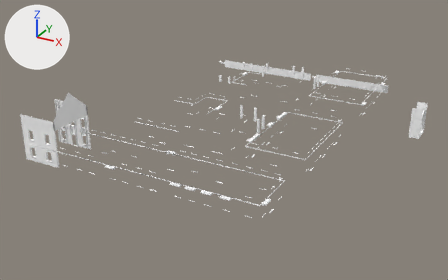
One commit to the OBJ model Assets/models/maps/belltower/compiler-safe/west/west_000_ashlar.obj: the scene before it, then after it.
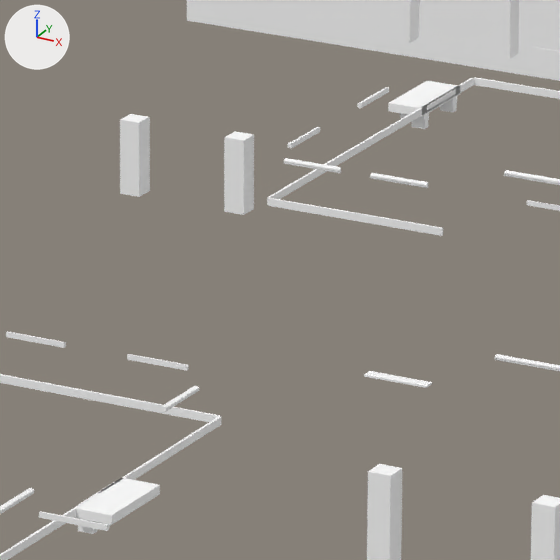
There are two pictures of each version: one whole from a 50 mm lens placed at (3180.0, -4647.0, 1913.0), pointed at (983.0, -652.0, -85.0), one close up on the part from 47% to 57% of the width and 23% to 40% of the height. Arrows for +X, +Y and +Z are at upper left; the lights stay in place. The first two pictures are the older version. Where no turn or scale is listed for an object, it has been applied to the vertices.

Script lines for the objects in view, before the commit:
```python
me_west_000_ashlar = bpy.data.meshes.new('west_000_ashlar')
me_west_000_ashlar.from_pydata(...)  # 7339 vertices, 10627 faces; spans x 0.0..2380.0, y -1830.0..1066.0, z -48.0..502.0
me_west_000_ashlar.materials.append(mat_ashlar)  # white #ffffff
ob_west_000_ashlar = bpy.data.objects.new('west_000_ashlar', me_west_000_ashlar)
ob_west_000_ashlar.location = (0.0, 0.0, 0.0)
```
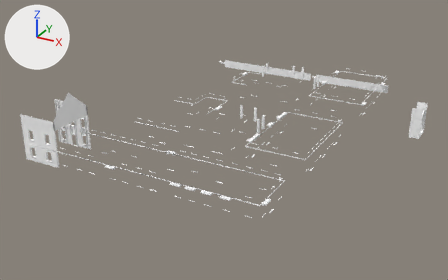
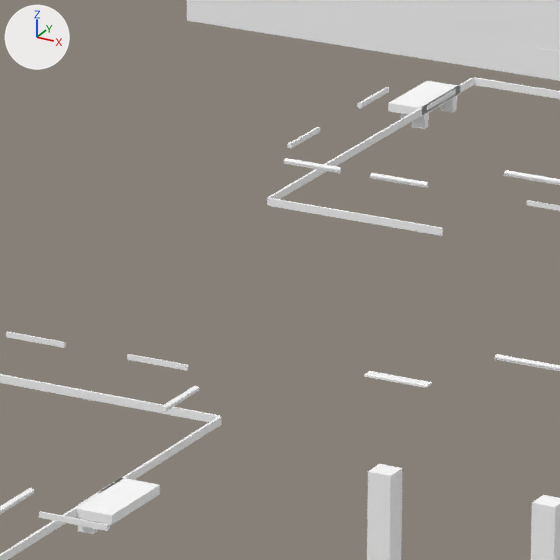
What differs and where, as boxes (x1, y1, x2, y2) in the close-ups (560 x 560 px):
```json
{"part": 1, "of": "me_west_000_ashlar", "change": "deleted", "before": [491, 0, 520, 59]}
{"part": 2, "of": "me_west_000_ashlar", "change": "deleted", "before": [120, 114, 150, 197]}
{"part": 3, "of": "me_west_000_ashlar", "change": "deleted", "before": [224, 131, 254, 215]}
{"part": 4, "of": "me_west_000_ashlar", "change": "deleted", "before": [391, 0, 419, 43]}
```

Scene script edits in JSON lines:
```json
{"block": "me_west_000_ashlar", "where": "# used by ob_west_000_ashlar; location = (0.0, 0.0, 0.0)"}
{"op": "remove", "block": "me_west_000_ashlar", "code": "me_west_000_ashlar.from_pydata(...)  # 7339 vertices, 10627 faces; spans x 0.0..2380.0, y -1830.0..1066.0, z -48.0..502.0"}
{"op": "add", "block": "me_west_000_ashlar", "code": "me_west_000_ashlar.from_pydata(...)  # 7307 vertices, 10579 faces; spans x 0.0..2380.0, y -1830.0..1066.0, z -48.0..502.0"}
{"block": "me_west_000_ashlar", "change": "me_west_000_ashlar part 1: the loose piece of 8 vertices spanning x 450.0..468.0, y 886.0..904.0, z 0.0..64.0 is deleted"}
{"block": "me_west_000_ashlar", "change": "me_west_000_ashlar part 2: the loose piece of 8 vertices spanning x 352.0..370.0, y 396.0..414.0, z 0.0..64.0 is deleted"}
{"block": "me_west_000_ashlar", "change": "me_west_000_ashlar part 3: the loose piece of 8 vertices spanning x 450.0..468.0, y 396.0..414.0, z 0.0..64.0 is deleted"}
{"block": "me_west_000_ashlar", "change": "me_west_000_ashlar part 4: the loose piece of 8 vertices spanning x 352.0..370.0, y 886.0..904.0, z 0.0..64.0 is deleted"}
```
